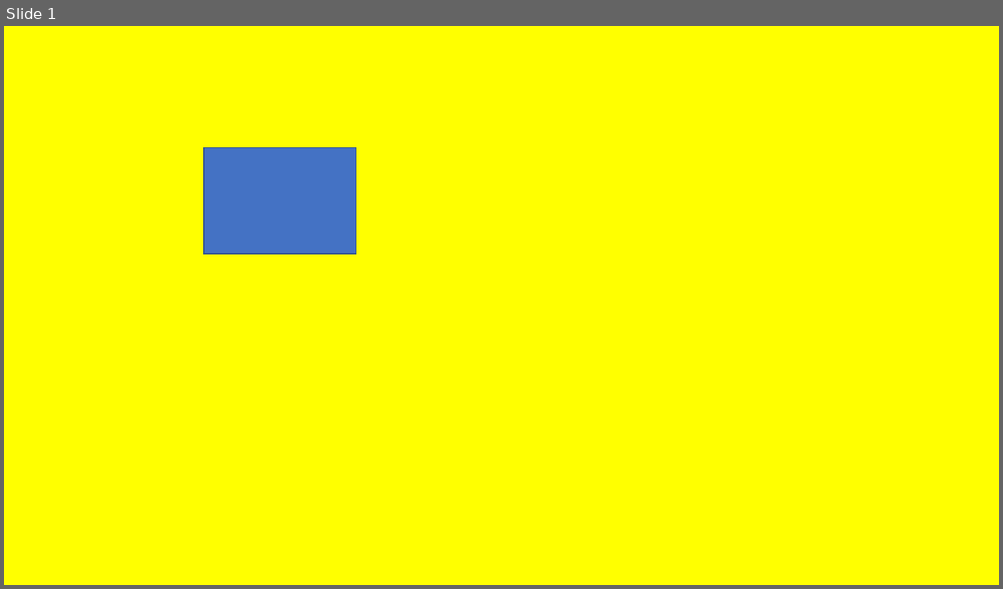
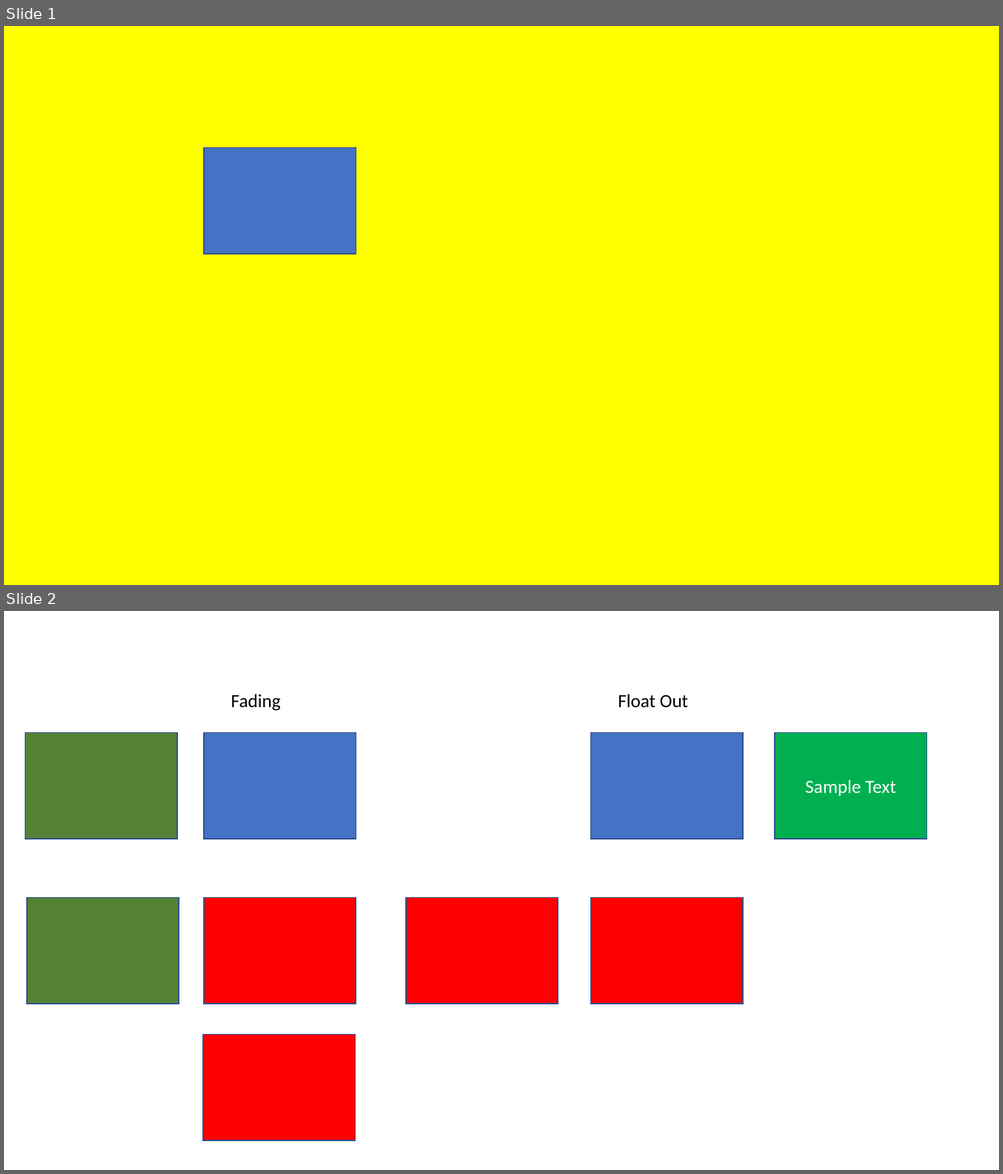
Before and after one commit to aspose-slides/Aspose.Slides-for-C, a slide deck: Showcases/Pptx2VideoConverter/templates/presentation.pptx. Shown one above the other, each under a label of ours: slide 1 before the commit, slides 1 and 2 after it. The pictures are 1003x589 and 1003x1174 pixels, drawn with LibreOffice and Linux fonts; fonts in the diff are those of the drawing. Boxes give left, top, right and bottom in pixels: in the first picture for what was removed or moved away, otherwise in the second. Text is boxed around its words. In the diff, an @@ line names an element or a change of style, - is before the commit and + after.

```diff
--- a/Showcases/Pptx2VideoConverter/templates/presentation.pptx
+++ b/Showcases/Pptx2VideoConverter/templates/presentation.pptx
@@ slide 2 added at box(4, 611, 999, 1170), background #FFFFFF @@
@@ text added at box(231, 694, 281, 711), 18 pt, text #000000 @@
+Fading
@@ text added at box(617, 694, 688, 707), 18 pt, text #000000 @@
+Float Out
@@ rectangle added at box(25, 732, 178, 839), fill #548235, outline #325491 1 pt @@
@@ rectangle added at box(204, 732, 356, 839), fill #4472C4, outline #325491 1 pt @@
@@ rectangle added at box(590, 732, 743, 839), fill #4472C4, outline #325491 1 pt @@
@@ rectangle added at box(775, 732, 927, 839), fill #00B050, outline #325491 1 pt, 18 pt, text #FFFFFF @@
+Sample Text
@@ rectangle added at box(27, 898, 179, 1004), fill #548235, outline #325491 1 pt @@
@@ rectangle added at box(204, 898, 356, 1004), fill #FF0000, outline #325491 1 pt @@
@@ rectangle added at box(406, 898, 558, 1004), fill #FF0000, outline #325491 1 pt @@
@@ rectangle added at box(590, 898, 743, 1004), fill #FF0000, outline #325491 1 pt @@
@@ rectangle added at box(203, 1035, 356, 1141), fill #FF0000, outline #325491 1 pt @@
```
Also in this commit, not shown: 2 slides changed, 1 slide removed, 7 other files.
